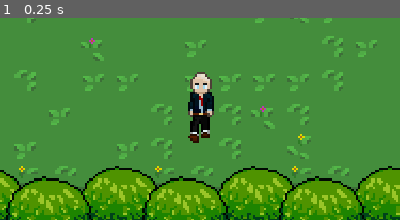
Above: before the commit, frame 1.
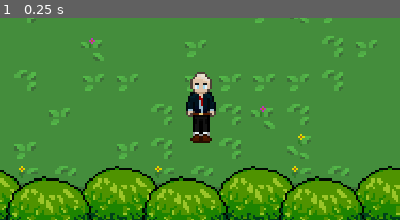
Above: after the commit, the same moment.

Repository: rakthalekk/CSC281-Project
Game: Godot game, scene res://src/Main.tscn
Same seed, same stepped clock (60 frames per second), same inputs: the game is played once before the commit and once after it.
Inputs:
- Up to frame 1 (0.25 s): no input
The pictures show only the part of the screen within x 25-75%, y 20-70%; the shares and areas given below are measured in that part.

The runs differ from the first frame. In frame 1, 0.5% of the frame differs, in the area x 46-54%, y 38-62%.

Commit message:
Fixed a few things that got lost?

Diff:
--- a/281-Project/project.godot
+++ b/281-Project/project.godot
@@ -14,6 +14,11 @@
 "language": "GDScript",
 "path": "res://src/Enemy.gd"
 }, {
+"base": "StaticBody2D",
+"class": "FairyLog",
+"language": "GDScript",
+"path": "res://src/Fairy Dust Tree.gd"
+}, {
 "base": "KinematicBody2D",
 "class": "Player",
 "language": "GDScript",
@@ -36,6 +41,7 @@
 } ]
 _global_script_class_icons={
 "Enemy": "",
+"FairyLog": "",
 "Player": "",
 "SnakeHead": "",
 "Structure": "",
--- a/281-Project/src/Enemy.tscn
+++ b/281-Project/src/Enemy.tscn
@@ -1,6 +1,8 @@
-[gd_scene load_steps=11 format=2]
-
+[gd_scene load_steps=13 format=2]
+
+[ext_resource path="res://assets/Sounds/530617__lukeo135__slime.ogg" type="AudioStream" id=1]
 [ext_resource path="res://src/Enemy.gd" type="Script" id=2]
+[ext_resource path="res://assets/Sounds/340794__kuchenanderung1__slime-squish.wav" type="AudioStream" id=3]
 [ext_resource path="res://assets/Enemies/bunnyfull.png" type="Texture" id=4]
 
 [sub_resource type="RectangleShape2D" id=1]
@@ -168,6 +170,20 @@
 "update": 1,
 "values": [ 0 ]
 }
+tracks/6/type = "audio"
+tracks/6/path = NodePath("AudioStreamPlayer2D")
+tracks/6/interp = 1
+tracks/6/loop_wrap = true
+tracks/6/imported = false
+tracks/6/enabled = true
+tracks/6/keys = {
+"clips": [ {
+"end_offset": 0.0,
+"start_offset": 0.0,
+"stream": ExtResource( 3 )
+} ],
+"times": PoolRealArray( 0 )
+}
 
 [sub_resource type="Animation" id=8]
 resource_name = "die"
@@ -246,6 +262,20 @@
 "update": 1,
 "values": [ true ]
 }
+tracks/6/type = "audio"
+tracks/6/path = NodePath("AudioStreamPlayer2D")
+tracks/6/interp = 1
+tracks/6/loop_wrap = true
+tracks/6/imported = false
+tracks/6/enabled = true
+tracks/6/keys = {
+"clips": [ {
+"end_offset": 0.0,
+"start_offset": 0.0,
+"stream": ExtResource( 3 )
+} ],
+"times": PoolRealArray( 0 )
+}
 
 [sub_resource type="Animation" id=6]
 resource_name = "jump"
@@ -275,6 +305,20 @@
 "transitions": PoolRealArray( 1 ),
 "update": 0,
 "values": [ 0.0 ]
+}
+tracks/2/type = "audio"
+tracks/2/path = NodePath("AudioStreamPlayer2D")
+tracks/2/interp = 1
+tracks/2/loop_wrap = true
+tracks/2/imported = false
+tracks/2/enabled = true
+tracks/2/keys = {
+"clips": [ {
+"end_offset": 0.0,
+"start_offset": 0.0,
+"stream": ExtResource( 1 )
+} ],
+"times": PoolRealArray( 0.1 )
 }
 
 [sub_resource type="CircleShape2D" id=2]
@@ -320,6 +364,7 @@
 shape = SubResource( 5 )
 
 [node name="AudioStreamPlayer2D" type="AudioStreamPlayer2D" parent="."]
+stream = ExtResource( 3 )
 max_distance = 600.0
 attenuation = 3.13831
 
--- a/281-Project/src/MainMenu.tscn
+++ b/281-Project/src/MainMenu.tscn
@@ -10,6 +10,9 @@
 anchor_right = 1.0
 anchor_bottom = 1.0
 script = ExtResource( 1 )
+__meta__ = {
+"_edit_use_anchors_": false
+}
 
 [node name="Logo" type="Sprite" parent="."]
 position = Vector2( 753, 222 )
--- a/281-Project/src/Player.tscn
+++ b/281-Project/src/Player.tscn
@@ -1,10 +1,9 @@
-[gd_scene load_steps=29 format=2]
+[gd_scene load_steps=28 format=2]
 
 [ext_resource path="res://src/Player.gd" type="Script" id=1]
 [ext_resource path="res://assets/Player/player_sheet_3.png" type="Texture" id=2]
 [ext_resource path="res://assets/Structures/healring.png" type="Texture" id=3]
 [ext_resource path="res://assets/Sounds/514261__jtn191__footstep5.wav" type="AudioStream" id=4]
-[ext_resource path="res://assets/Sounds/88466__davidou__marteaupiqueur.wav" type="AudioStream" id=5]
 [ext_resource path="res://assets/Sounds/394452__inspectorj__bamboo-swing-c1.wav" type="AudioStream" id=6]
 [ext_resource path="res://assets/Sounds/523898__klankbeeld__forest-summer-roond-002-200619-0186.wav" type="AudioStream" id=7]
 [ext_resource path="res://assets/Sounds/317361__mrauralization__jackhammer.wav" type="AudioStream" id=8]
@@ -580,7 +579,7 @@
 "times": PoolRealArray( 0 ),
 "transitions": PoolRealArray( 1 ),
 "update": 1,
-"values": [ 2 ]
+"values": [ 0 ]
 }
 
 [sub_resource type="Animation" id=16]
@@ -610,20 +609,6 @@
 "transitions": PoolRealArray( 1, 1, 1, 1, 1 ),
 "update": 0,
 "values": [ Vector2( 0, -50 ), Vector2( 0, -45 ), Vector2( 0, -50 ), Vector2( 0, -45 ), Vector2( 0, -50 ) ]
-}
-tracks/2/type = "audio"
-tracks/2/path = NodePath("PlayerAudio")
-tracks/2/interp = 1
-tracks/2/loop_wrap = true
-tracks/2/imported = false
-tracks/2/enabled = true
-tracks/2/keys = {
-"clips": [ {
-"end_offset": 0.0,
-"start_offset": 0.0,
-"stream": ExtResource( 5 )
-} ],
-"times": PoolRealArray( 0 )
 }
 
 [sub_resource type="Animation" id=6]
--- a/281-Project/src/Wonderbunny.tscn
+++ b/281-Project/src/Wonderbunny.tscn
@@ -1,7 +1,8 @@
-[gd_scene load_steps=5 format=2]
+[gd_scene load_steps=6 format=2]
 
 [ext_resource path="res://src/Enemy.tscn" type="PackedScene" id=1]
 [ext_resource path="res://src/Wonderbunny.gd" type="Script" id=2]
+[ext_resource path="res://assets/Sounds/340794__kuchenanderung1__slime-squish.wav" type="AudioStream" id=3]
 
 [sub_resource type="Animation" id=1]
 resource_name = "damaged"
@@ -43,6 +44,20 @@
 "transitions": PoolRealArray( 1, 1, 1 ),
 "update": 0,
 "values": [ Color( 1, 1, 1, 1 ), Color( 0.858824, 0.227451, 0.227451, 1 ), Color( 1, 1, 1, 1 ) ]
+}
+tracks/3/type = "audio"
+tracks/3/path = NodePath("AudioStreamPlayer2D")
+tracks/3/interp = 1
+tracks/3/loop_wrap = true
+tracks/3/imported = false
+tracks/3/enabled = true
+tracks/3/keys = {
+"clips": [ {
+"end_offset": 0.0,
+"start_offset": 0.0,
+"stream": ExtResource( 3 )
+} ],
+"times": PoolRealArray( 0 )
 }
 
 [sub_resource type="Animation" id=2]
@@ -98,6 +113,20 @@
 "update": 0,
 "values": [ 0.0 ]
 }
+tracks/4/type = "audio"
+tracks/4/path = NodePath("AudioStreamPlayer2D")
+tracks/4/interp = 1
+tracks/4/loop_wrap = true
+tracks/4/imported = false
+tracks/4/enabled = true
+tracks/4/keys = {
+"clips": [ {
+"end_offset": 0.0,
+"start_offset": 0.0,
+"stream": ExtResource( 3 )
+} ],
+"times": PoolRealArray( 0 )
+}
 
 [node name="Wonderbunny" instance=ExtResource( 1 )]
 script = ExtResource( 2 )
